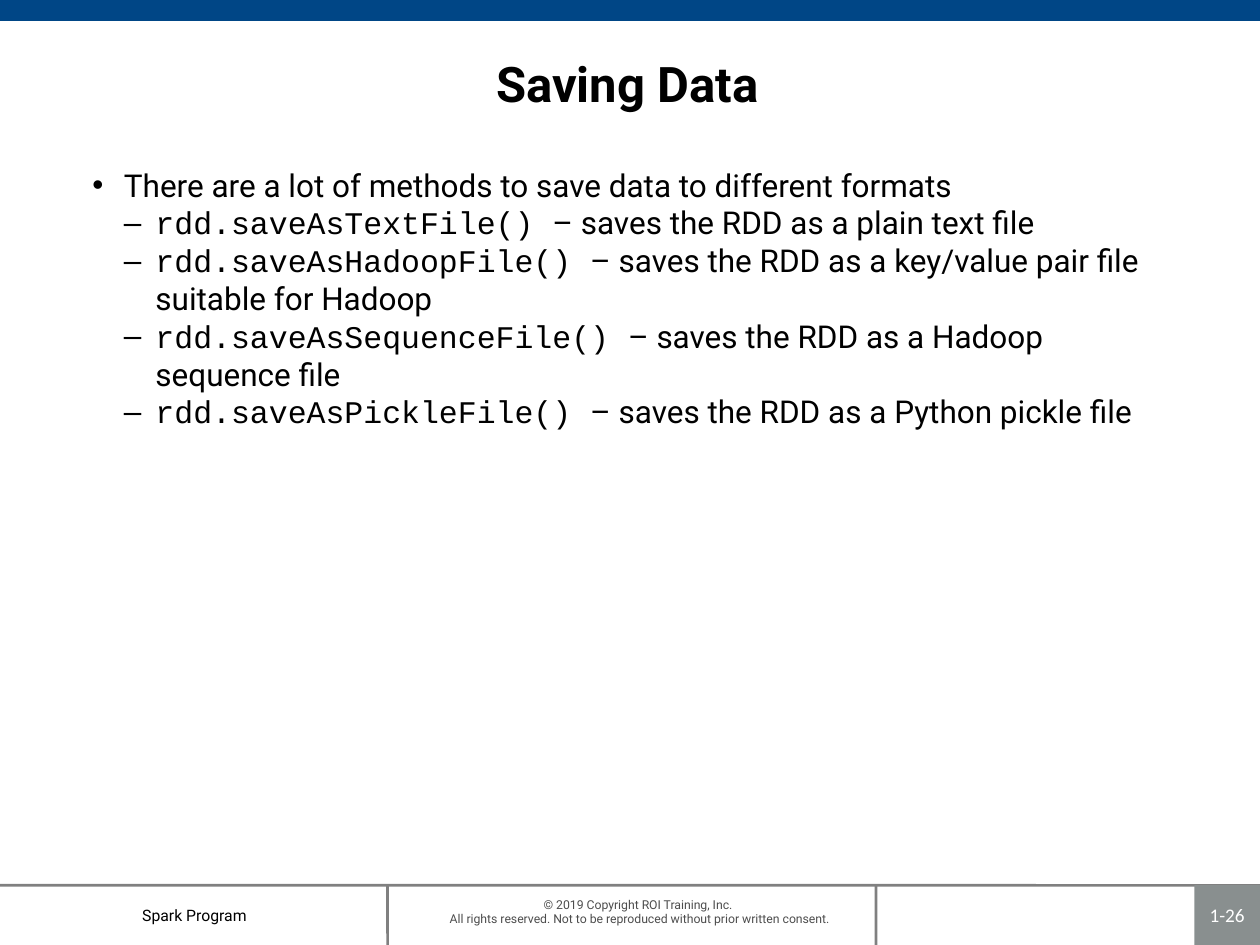
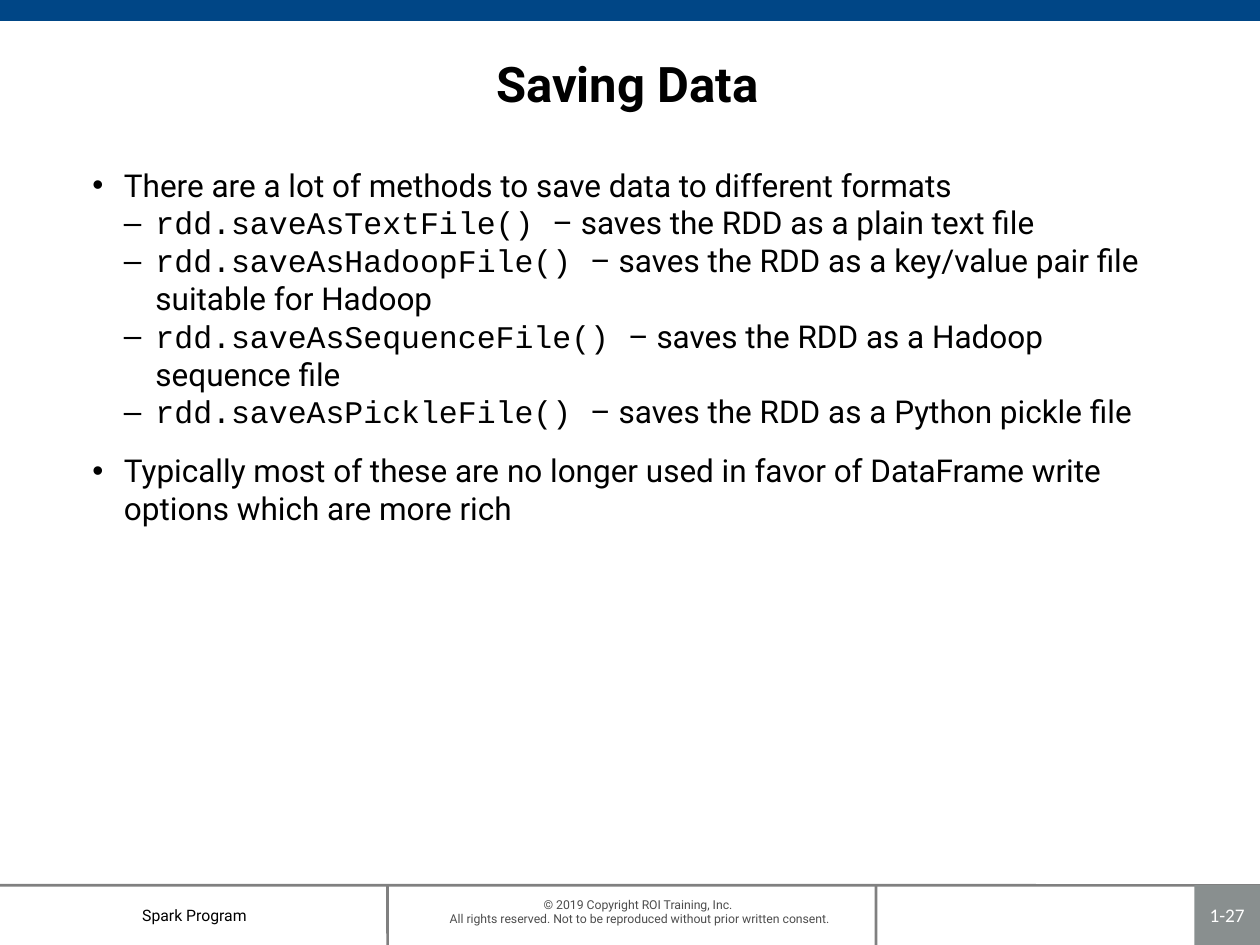
Before and after one commit to roitraining/SparkProgram, a slide deck: slide 27 of Day1/Day1_IntroToSpark.pptx (slide 26 before the commit). Drawn at 1260x945 pixels with LibreOffice and Linux fonts; fonts in the diff are those of the drawing; background and template pictures are left out. Boxes give left, top, right and bottom in pixels: in the first picture for what was removed or moved away, otherwise in the second. Text is boxed around its words. In the diff, an @@ line names an element or a change of style, - is before the commit and + after.

```diff
--- a/Day1/Day1_IntroToSpark.pptx
+++ b/Day1/Day1_IntroToSpark.pptx
@@ text at (x1=124, y1=458, x2=1101, y2=527): paragraph added @@
+• Typically most of these are no longer used in favor of DataFrame write options which are more rich
@@ page number at (x1=1210, y1=909, x2=1245, y2=922): text changed @@
-1-26
+1-27
```
Also in this commit, not shown: 10 other slides changed, 1 slide added.
